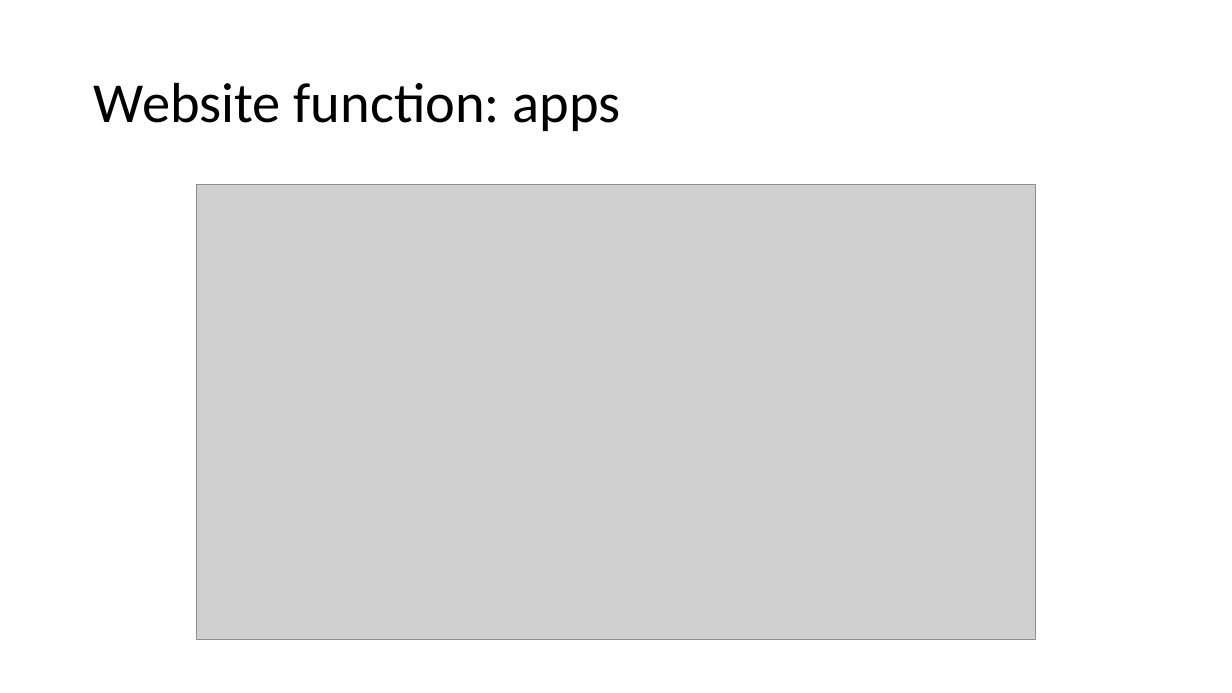
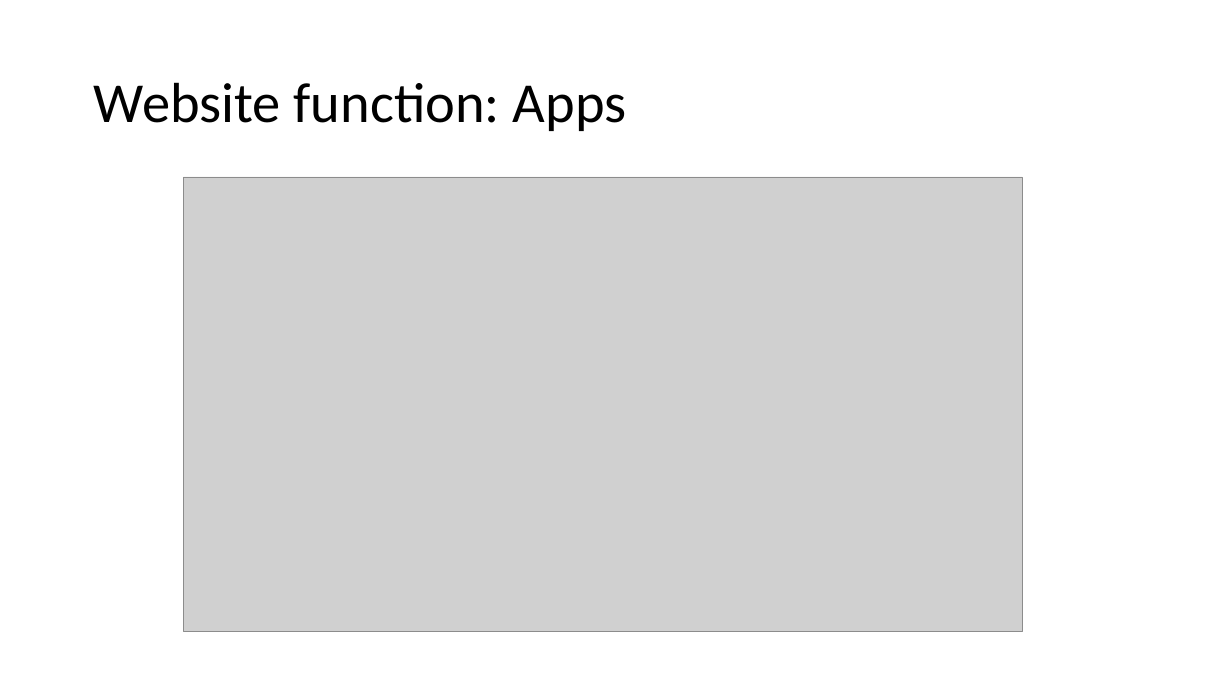
Before and after one commit to llkk87/frond-end-project, a slide deck: slide 11 of present-docs/project-presentation.pptx (slide 9 before the commit). Drawn at 1232x693 pixels with LibreOffice and Linux fonts; fonts in the diff are those of the drawing; grey boxes stand for pictures. Boxes give left, top, right and bottom in pixels: in the first picture for what was removed or moved away, otherwise in the second. Text is boxed around its words. In the diff, an @@ line names an element or a change of style, - is before the commit and + after.

```diff
--- a/present-docs/project-presentation.pptx
+++ b/present-docs/project-presentation.pptx
@@ title at (94,82,627,131): text changed @@
-Website function: apps
+Website function: Apps
@@ picture: place and size @@
-picture at (197,185,1036,640)
+picture at (183,177,1022,632)
```
Also in this commit, not shown: 4 other slides changed, 7 slides added, 1 slide removed, 1 other file.
